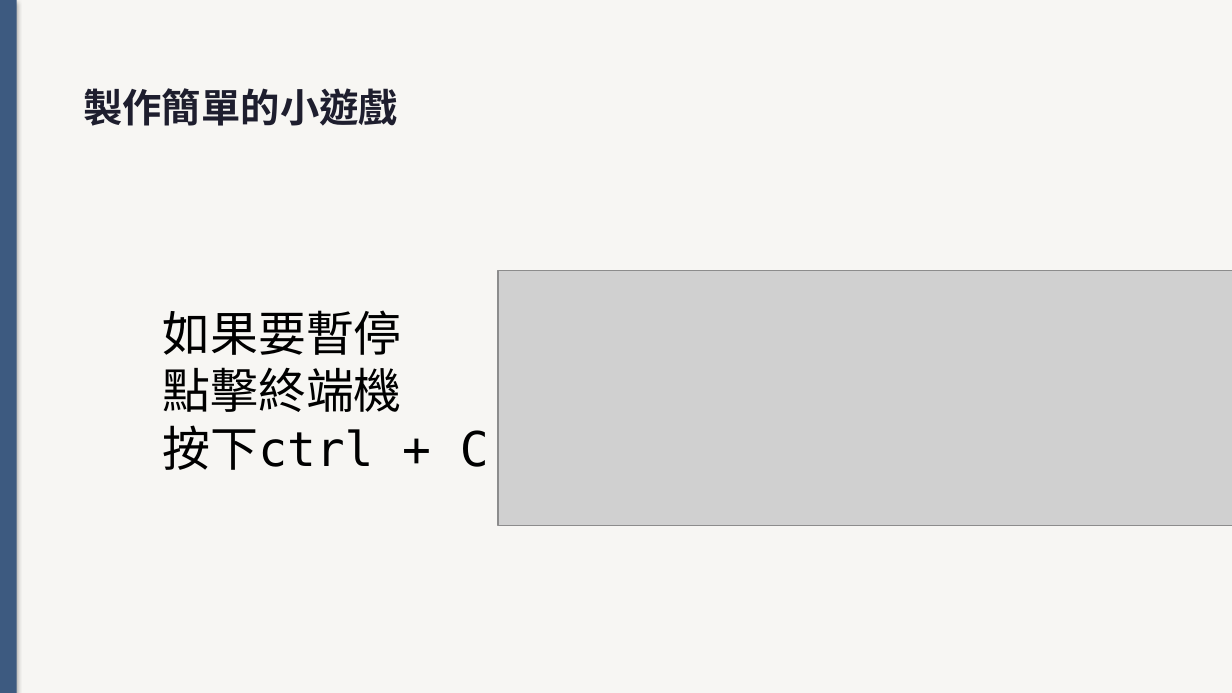
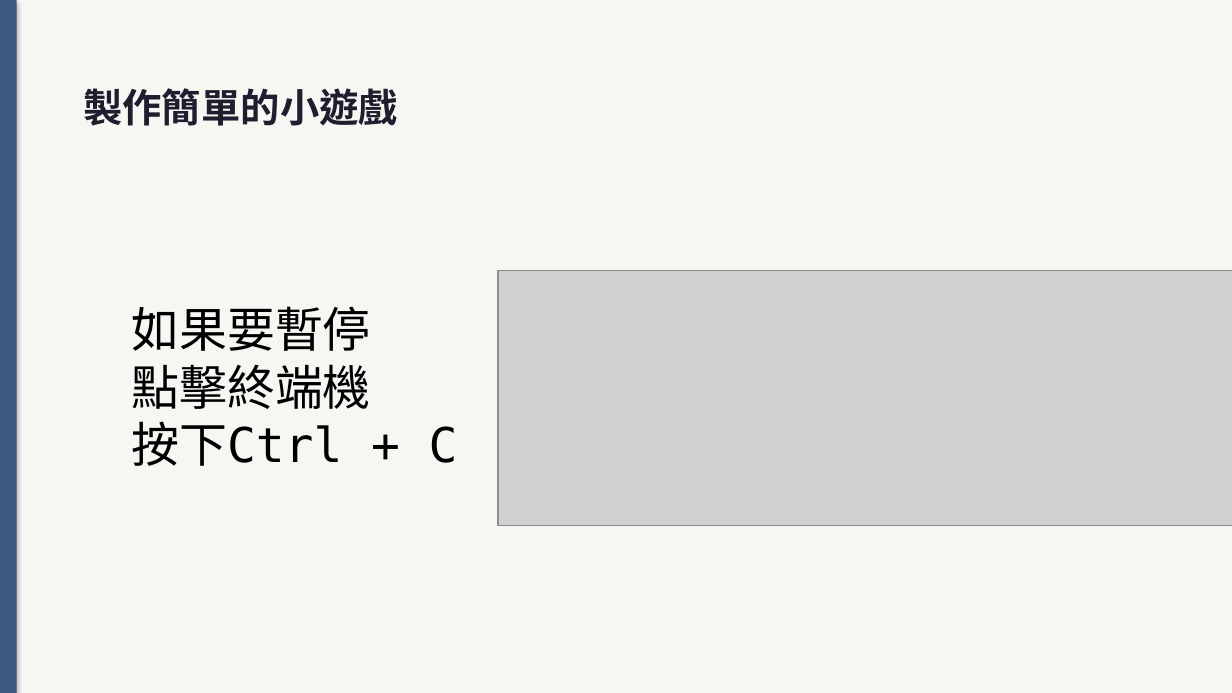
Before and after one commit to bobhsu408/vscode, a slide deck: slide 50 of jo6bj03284504t_6g4a83.pptx (slide 47 before the commit). Drawn at 1232x693 pixels with LibreOffice and Linux fonts; fonts in the diff are those of the drawing; grey boxes stand for pictures. Boxes give left, top, right and bottom in pixels: in the first picture for what was removed or moved away, otherwise in the second. Text is boxed around its words. In the diff, an @@ line names an element or a change of style, - is before the commit and + after.

```diff
--- a/jo6bj03284504t_6g4a83.pptx
+++ b/jo6bj03284504t_6g4a83.pptx
@@ text "如果要暫停" moved from (x1=163, y1=310, x2=489, y2=470) to (x1=131, y1=306, x2=458, y2=466) @@
@@ text at (x1=131, y1=421, x2=458, y2=466): text changed @@
-按下ctrl + C
+按下Ctrl + C
```
Also in this commit, not shown: 6 other slides changed, 10 slides added, 6 slides removed, 2 other files.
